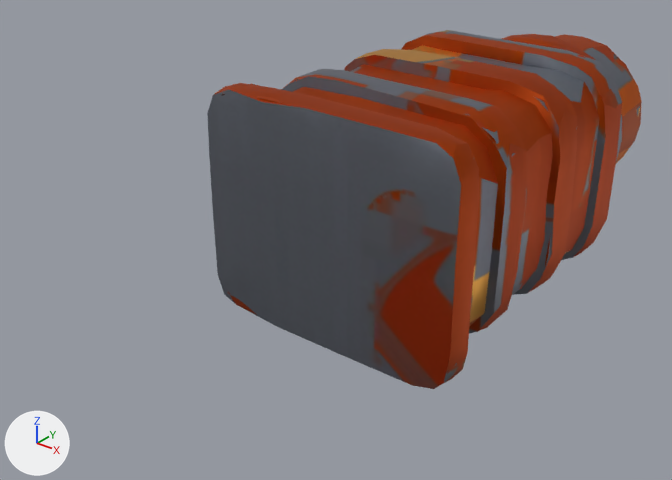
What one commit did to the glTF model assets/models/mining_laser_mk1.glb.
Rendered twice from a camera (50 mm lens) standing at (1.33, -2.31, 1.0) and looking at (-0.11, -0.51, -0.11). Every picture has the same lights, and +X, +Y and +Z are marked at lower left. The picture after the commit comes second. Vertices at exactly the same position are counted once.

Names of what the first picture shows: 'prop'.
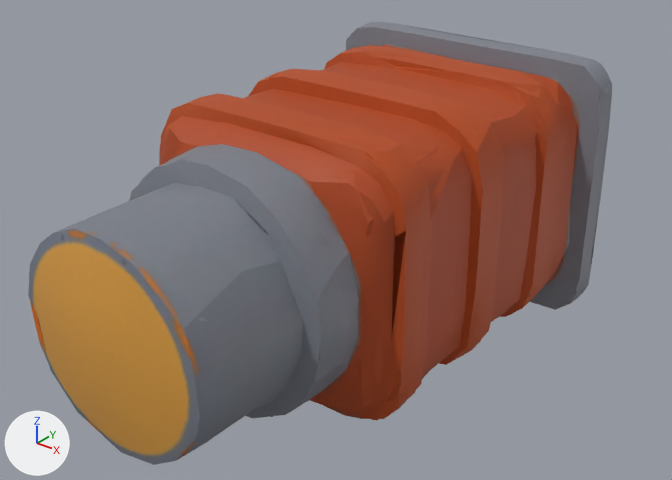
Location of each change, (x1, y1, x2, y2) in pixels of the pictures (672 x 480 px):
'prop', surface changed, reshaped (34% wider, 23% taller)
    before: (207, 30, 642, 389)
    after: (28, 22, 612, 465)
part 1 of me_geometry_0, rebuilt (34% wider, 23% taller)
    before: (207, 30, 642, 389)
    after: (28, 22, 612, 465)
part 2 of me_geometry_0, rebuilt (not visible before)
    after: (443, 90, 536, 239)
part 3 of me_geometry_0, rebuilt
    before: (221, 84, 475, 374)
    after: (246, 98, 457, 302)
part 4 of me_geometry_0, deleted (mostly hidden)
    before: (554, 39, 640, 117)
part 5 of me_geometry_0, built on (mostly hidden)
    before: (294, 78, 519, 332)
    after: (103, 25, 612, 417)

What changed in the scene script:
```text
Change mat_material_0:
    add n5 = _N.new('ShaderNodeMath'); n5.name = 'Math'
    add n5.operation = 'MULTIPLY'
    add n5.inputs[1].default_value = 0.0  # 'Value'
    where n3 = _N.new('ShaderNodeSeparateColor'); n3.name = 'Separate Color'
    where n0 = _N.new('ShaderNodeBsdfPrincipled'); n0.name = 'Principled BSDF'
    remove _L.new(n3.outputs[2], n0.inputs[1])  # 'Blue' to 'Metallic'
    add _L.new(n5.outputs[0], n0.inputs[1])  # 'Value' to 'Metallic'
    add _L.new(n3.outputs[2], n5.inputs[0])  # 'Blue' to 'Value'
Add mat_plate:
    mat_plate = principled_material('plate')
    mat_plate.base_color = (0.254, 0.266, 0.283)  # grey #8a8d91
    mat_plate.roughness = 0.6
Change me_geometry_0:
    used by ob_prop; location = (0.0, 0.0, 0.0)
    remove me_geometry_0.from_pydata(...)  # 2960 vertices, 5832 faces; spans x -0.392..0.392, y -0.7..0.7, z -0.327..0.327
    add me_geometry_0.from_pydata(...)  # 2737 vertices, 5064 faces; spans x -0.425..0.426, y -1.4..0.0, z -0.368..0.369
    me_geometry_0 part 1: the loose piece of 1408 vertices spanning x -0.392..0.392, y -0.7..0.7, z -0.327..0.327 is rebuilt with 993 vertices and now spans x -0.425..0.426, y -1.4..0.0, z -0.368..0.369
    me_geometry_0 part 2: the loose piece of 184 vertices spanning x -0.342..0.335, y -0.606..-0.243, z -0.278..0.279 is rebuilt with 162 vertices and now spans x -0.351..0.351, y -0.464..-0.268, z -0.316..0.307
    me_geometry_0 part 3: the loose piece of 134 vertices spanning x -0.388..0.388, y -0.696..-0.61, z -0.322..0.322 is rebuilt with 157 vertices and now spans x -0.343..0.344, y -0.767..-0.577, z -0.315..0.303
    me_geometry_0 part 4: 15 loose pieces with 875 vertices, spanning x -0.372..0.372, y -0.692..0.696, z -0.311..0.318, are deleted
    me_geometry_0 part 5: 167 vertices removed from x -0.372..0.372, y -0.604..0.089, z -0.311..0.318; 1223 vertices added at x -0.425..0.425, y -1.394..0.0, z -0.368..0.368
    other edits to the shape of me_geometry_0 do not show in these pictures
    add me_geometry_0.materials.append(mat_plate)  # grey #8a8d91
```
